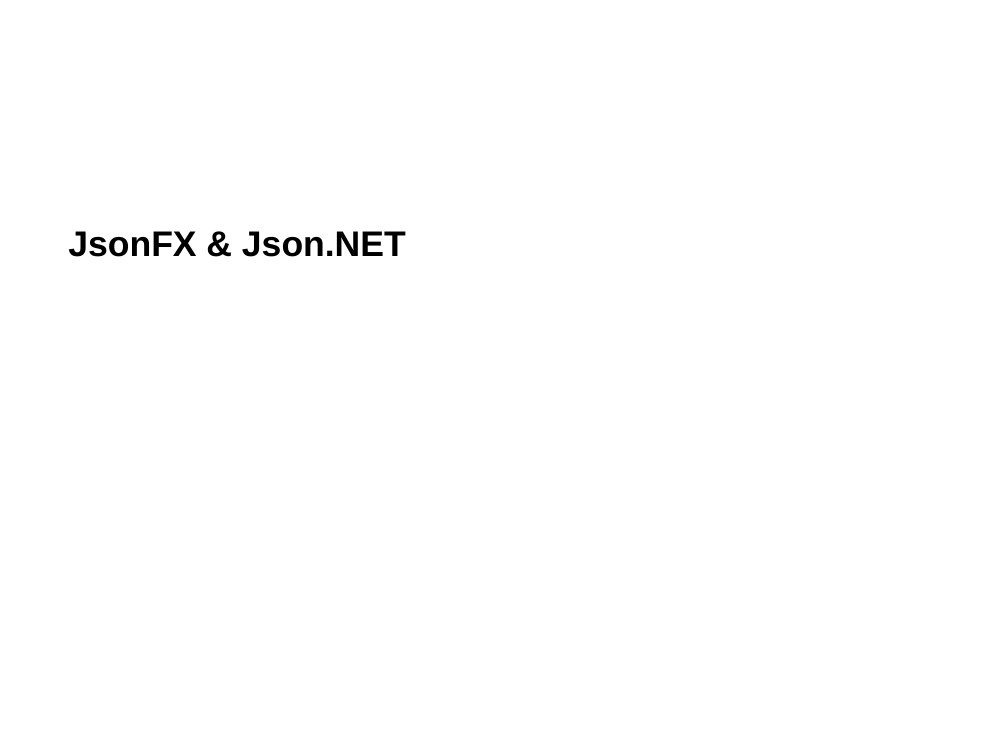
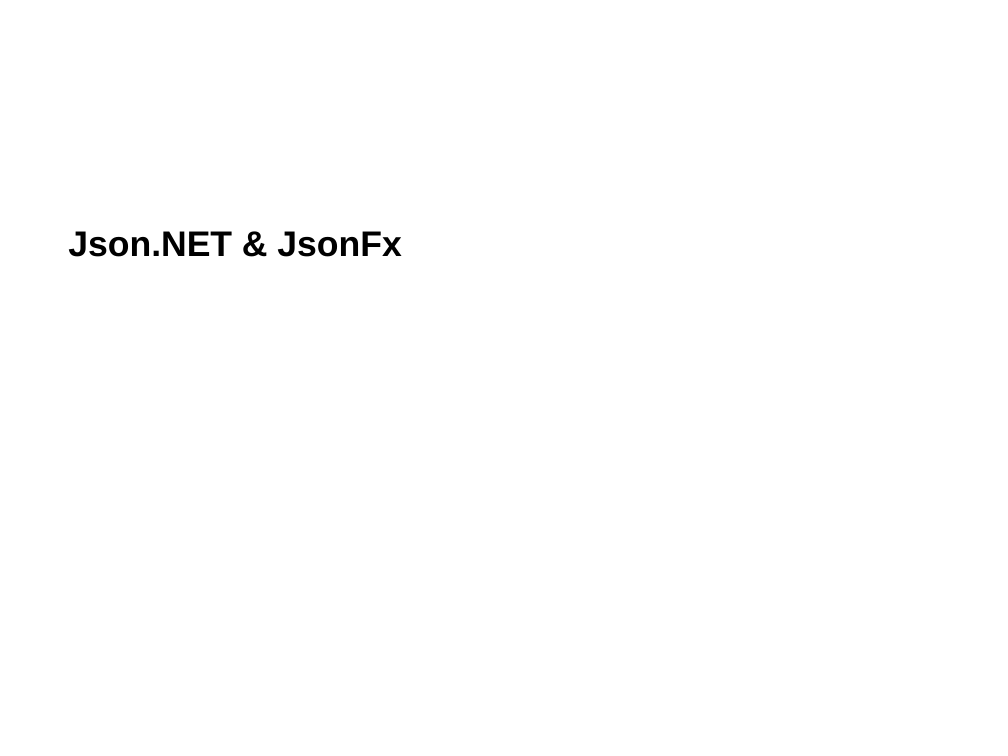
Before and after one commit to Timothep/MarathonWOShoes, a slide deck: slide 19 of MarathonWOShoes.odp. Drawn at 1008x756 pixels with LibreOffice and Linux fonts; fonts in the diff are those of the drawing; background and template pictures are left out. Boxes give left, top, right and bottom in pixels: in the first picture for what was removed or moved away, otherwise in the second. Text is boxed around its words. In the diff, an @@ line names an element or a change of style, - is before the commit and + after.

```diff
--- a/MarathonWOShoes.odp
+++ b/MarathonWOShoes.odp
@@ subtitle at box(68, 231, 401, 257): text changed @@
-JsonFX & Json.NET
+Json.NET & JsonFx
```
Also in this commit, not shown: 19 slides added, 2 slides removed.
